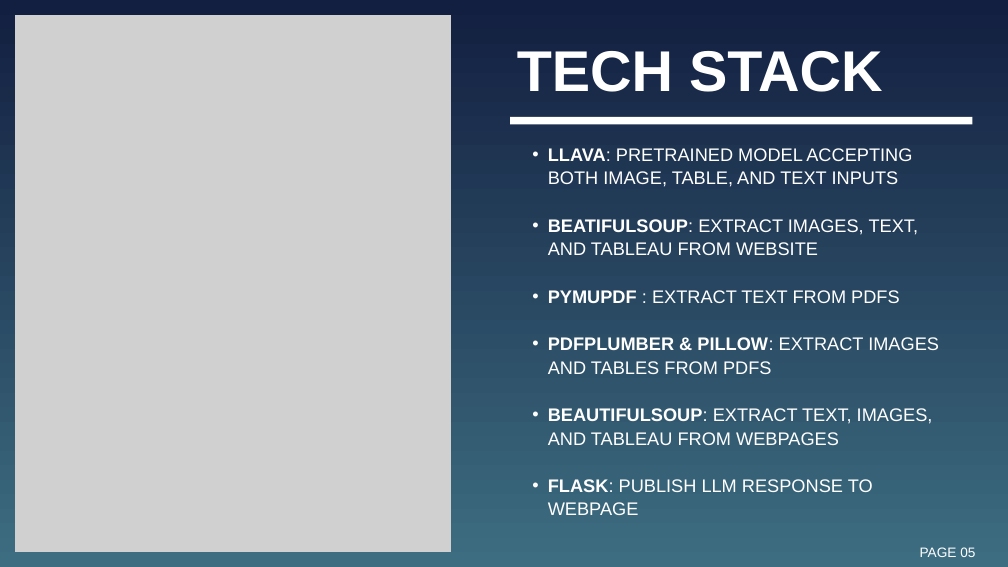
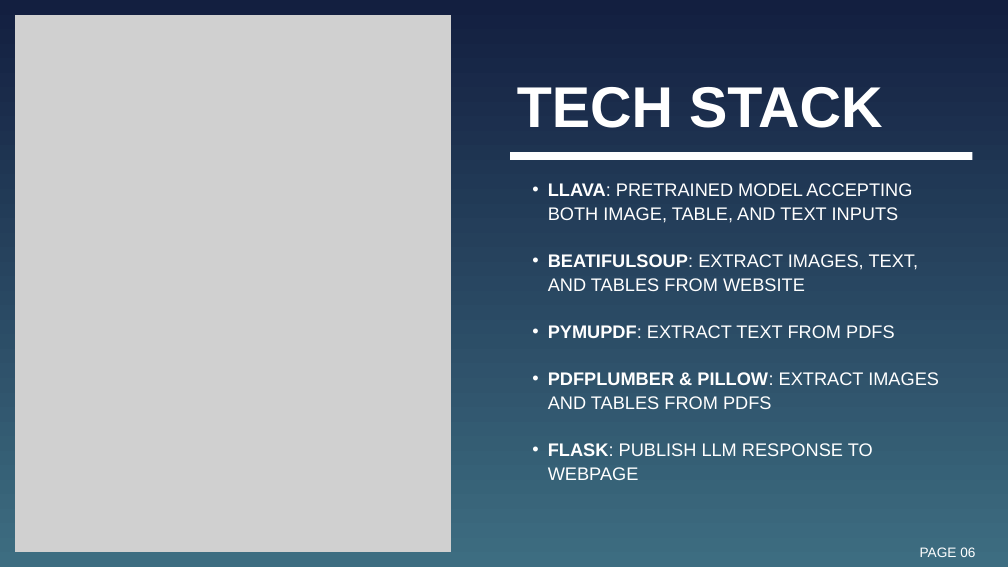
Before and after one commit to EddieMcGowan/AI-Powered_Course_Module_Generator, a slide deck: slide 6 of Project Presentation Draft.pptx (slide 5 before the commit). Drawn at 1008x567 pixels with LibreOffice and Linux fonts; fonts in the diff are those of the drawing; grey boxes stand for pictures. Boxes give left, top, right and bottom in pixels: in the first picture for what was removed or moved away, otherwise in the second. Text is boxed around its words. In the diff, an @@ line names an element or a change of style, - is before the commit and + after.

Commit message:
Updated Draft of Presentation

```diff
--- a/Project Presentation Draft.pptx
+++ b/Project Presentation Draft.pptx
@@ text "TECH STACK": place and size @@
-text "TECH STACK" at [517, 51, 883, 92]
+text "TECH STACK" at [517, 87, 883, 128]
@@ line moved from (510, 120) - (972, 120) to (510, 156) - (972, 156) @@
@@ text "LLAVA: PRETRAINED MODEL ACCEPTING BOTH ...": place and size @@
-text "LLAVA: PRETRAINED MODEL ACCEPTING BOTH ..." at [548, 148, 939, 515]
+text "LLAVA: PRETRAINED MODEL ACCEPTING BOTH ..." at [548, 183, 939, 480]
@@ text at [548, 254, 919, 338]: text changed @@
-  • BEATIFULSOUP: EXTRACT IMAGES, TEXT, AND TABLEAU FROM WEBSITE
-  • PYMUPDF : EXTRACT TEXT FROM PDFS
+  • BEATIFULSOUP: EXTRACT IMAGES, TEXT, AND TABLES FROM WEBSITE
+  • PYMUPDF: EXTRACT TEXT FROM PDFS
@@ text at [548, 408, 933, 445]: paragraph removed @@
-  • BEAUTIFULSOUP: EXTRACT TEXT, IMAGES, AND TABLEAU FROM WEBPAGES
```
Also in this commit, not shown: 6 other slides changed, 1 slide added, 1 slide removed.
